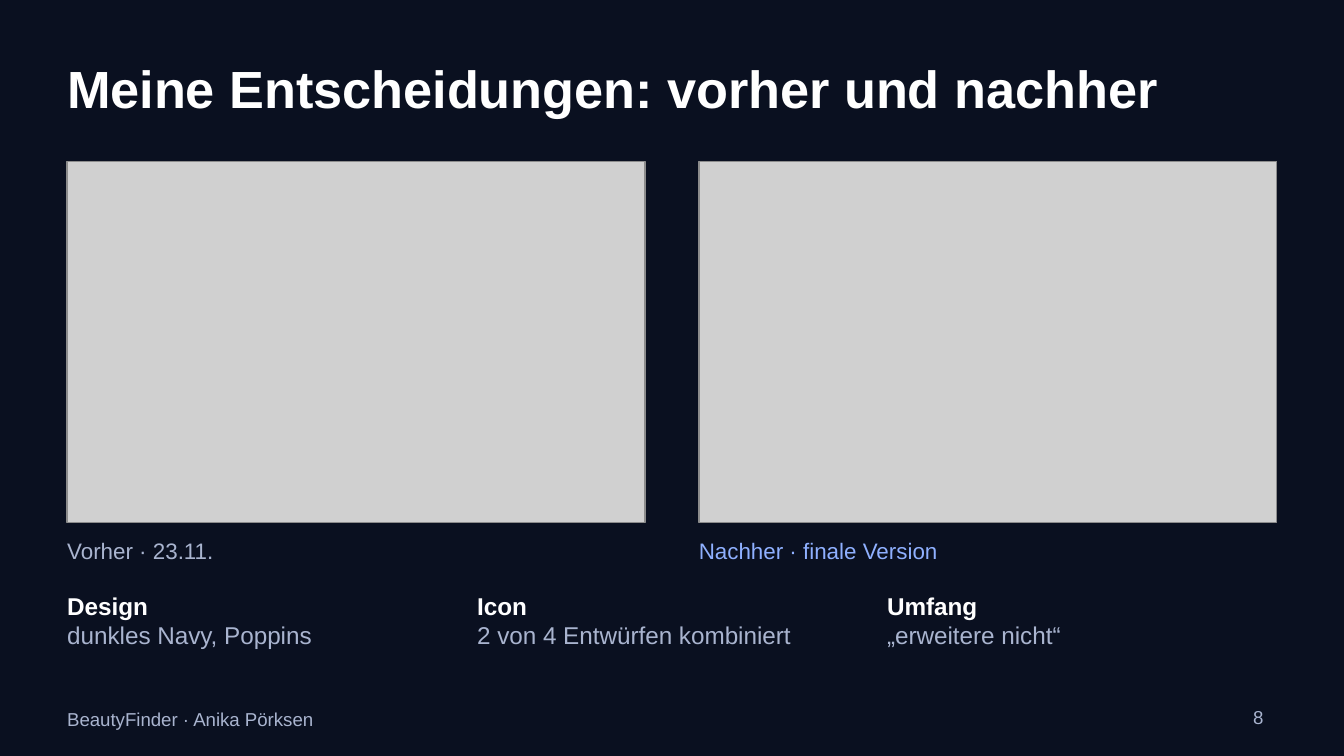
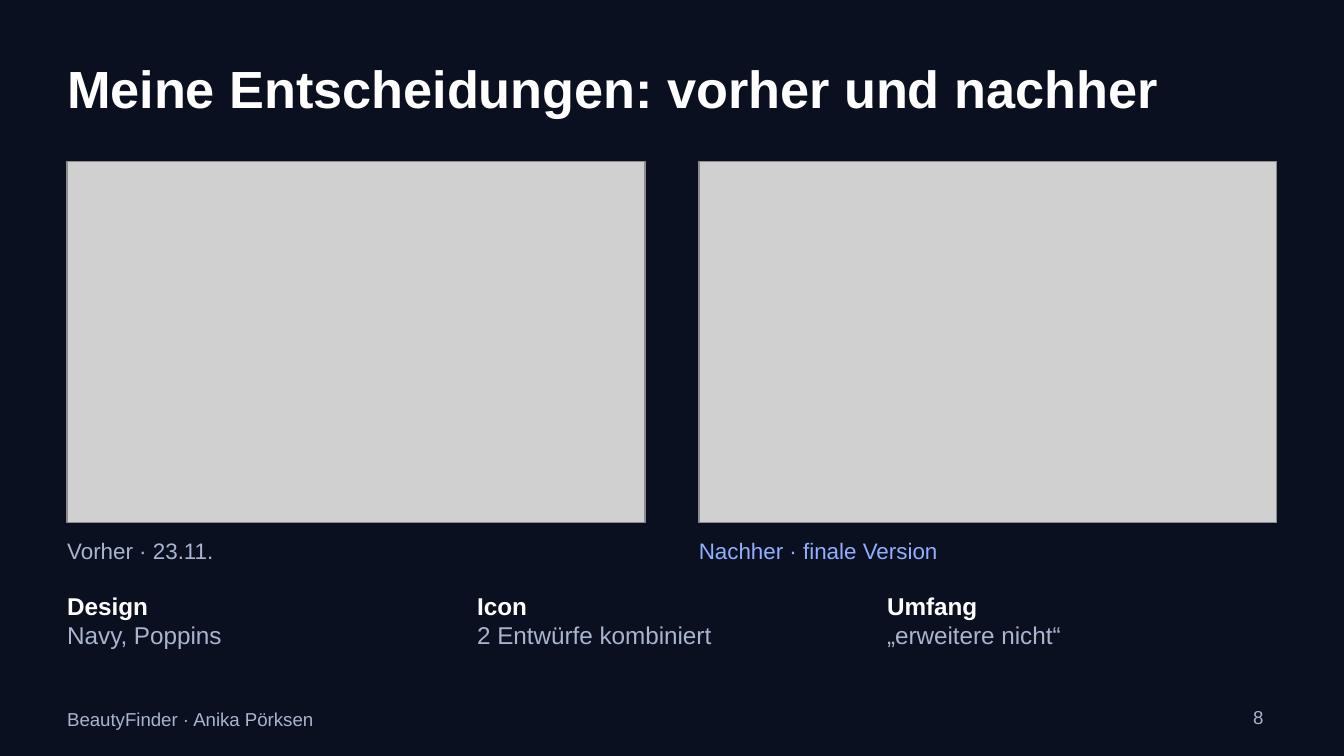
Before and after one commit to anikaprksn/Digitale-WElten, a slide deck: slide 8 of abgabe/Praesentation_BeautyFinder.pptx. Drawn at 1344x756 pixels with LibreOffice and Linux fonts; fonts in the diff are those of the drawing; grey boxes stand for pictures. Boxes give left, top, right and bottom in pixels: in the first picture for what was removed or moved away, otherwise in the second. Text is boxed around its words. In the diff, an @@ line names an element or a change of style, - is before the commit and + after.

```diff
--- a/abgabe/Praesentation_BeautyFinder.pptx
+++ b/abgabe/Praesentation_BeautyFinder.pptx
@@ text at [67,626,222,649]: text changed @@
-dunkles Navy, Poppins
+Navy, Poppins
@@ text at [477,626,712,644]: text changed @@
-2 von 4 Entwürfen kombiniert
+2 Entwürfe kombiniert
```
Also in this commit, not shown: 9 other slides changed.
